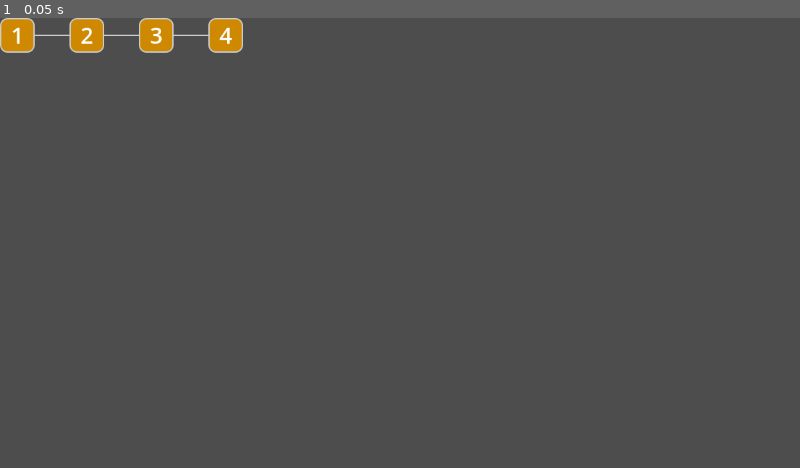
Above: before the commit, frame 1.
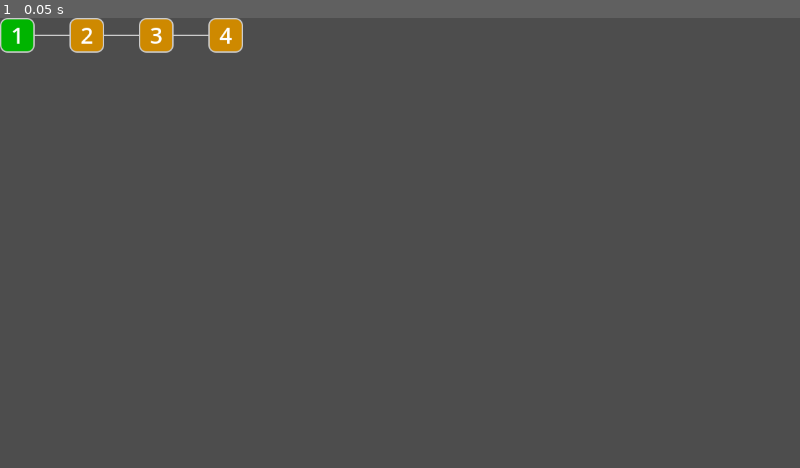
Above: after the commit, the same moment.

Repository: phrasmotica/workout-companion
Game: Godot game, scene res://scenes/stepper.tscn
The game is run twice, just before and just after one commit, with the same random seed, the same clock (stepped at 60 frames per second) and the same inputs. This scene is started directly instead of the project's main scene.
Inputs:
- Up to frame 1 (0.05 s): no input

The runs differ from the first frame. In frame 1, 0.3% of the frame differs, in the area x 0-5%, y 0-8%.

Commit message:
Create property to indicate how many of a stepper's steps should be highlighted

Diff:
--- a/scenes/stepper.tscn
+++ b/scenes/stepper.tscn
@@ -1,9 +1,8 @@
-[gd_scene load_steps=5 format=3 uid="uid://ctqbv83gyj2ql"]
+[gd_scene load_steps=4 format=3 uid="uid://ctqbv83gyj2ql"]
 
 [ext_resource type="Theme" uid="uid://pxiigjg7x2e4" path="res://ui_theme.tres" id="1_y5723"]
 [ext_resource type="Script" uid="uid://d1x5d0boaio4m" path="res://scripts/stepper.gd" id="2_k1r7q"]
 [ext_resource type="PackedScene" uid="uid://hu3lks1j7q1n" path="res://scenes/stepper_step.tscn" id="2_xv8sx"]
-[ext_resource type="Script" uid="uid://du2onvfuy5ppf" path="res://scripts/stepper_step.gd" id="4_bhkct"]
 
 [node name="Stepper" type="HBoxContainer"]
 theme = ExtResource("1_y5723")
@@ -15,27 +14,16 @@
 [node name="StepperStep1" parent="." instance=ExtResource("2_xv8sx")]
 layout_mode = 2
 show_leading_line = false
+highlighted = true
 
-[node name="StepperStep2" type="HBoxContainer" parent="." instance=ExtResource("2_xv8sx")]
+[node name="StepperStep2" parent="." instance=ExtResource("2_xv8sx")]
 layout_mode = 2
-theme = ExtResource("1_y5723")
-theme_override_constants/separation = 0
-script = ExtResource("4_bhkct")
 number = 2
-show_leading_line = true
 
-[node name="StepperStep3" type="HBoxContainer" parent="." instance=ExtResource("2_xv8sx")]
+[node name="StepperStep3" parent="." instance=ExtResource("2_xv8sx")]
 layout_mode = 2
-theme = ExtResource("1_y5723")
-theme_override_constants/separation = 0
-script = ExtResource("4_bhkct")
 number = 3
-show_leading_line = true
 
-[node name="StepperStep4" type="HBoxContainer" parent="." instance=ExtResource("2_xv8sx")]
+[node name="StepperStep4" parent="." instance=ExtResource("2_xv8sx")]
 layout_mode = 2
-theme = ExtResource("1_y5723")
-theme_override_constants/separation = 0
-script = ExtResource("4_bhkct")
 number = 4
-show_leading_line = true
--- a/scenes/stepper_step.tscn
+++ b/scenes/stepper_step.tscn
@@ -8,6 +8,8 @@
 theme_override_constants/separation = 0
 script = ExtResource("2_8v6er")
 show_leading_line = true
+highlight_colour = Color(0, 0.705882, 0, 1)
+default_colour = Color(0.8, 0.8, 0.8, 1)
 
 [node name="LeadingLine" type="ColorRect" parent="."]
 unique_name_in_owner = true
@@ -17,6 +19,7 @@
 color = Color(0.8, 0.8, 0.8, 1)
 
 [node name="PanelContainer" type="PanelContainer" parent="."]
+unique_name_in_owner = true
 custom_minimum_size = Vector2(50, 50)
 layout_mode = 2
 theme_type_variation = &"StepperPanelContainer"
--- a/scripts/stepper.gd
+++ b/scripts/stepper.gd
@@ -12,6 +12,13 @@
 var starting_number := 3:
     set(value):
         starting_number = maxi(value, 0)
+
+        _refresh()
+
+@export
+var highlighted_step := 1:
+    set(value):
+        highlighted_step = clampi(value, 1, step_count)
 
         _refresh()
 
@@ -41,6 +48,7 @@
 
         step.number = starting_number + i
         step.show_leading_line = i > 0
+        step.highlighted = i + 1 <= highlighted_step
 
     if steps.size() > step_count:
         for i in range(step_count, steps.size()):
--- a/scripts/stepper_step.gd
+++ b/scripts/stepper_step.gd
@@ -15,8 +15,32 @@
 
         _refresh()
 
+@export
+var highlighted := false:
+    set(value):
+        highlighted = value
+
+        _refresh()
+
+@export
+var highlight_colour: Color:
+    set(value):
+        highlight_colour = value
+
+        _refresh()
+
+@export
+var default_colour: Color:
+    set(value):
+        default_colour = value
+
+        _refresh()
+
 @onready
 var leading_line: ColorRect = %LeadingLine
+
+@onready
+var step_background: PanelContainer = %PanelContainer
 
 @onready
 var label: Label = %Label
@@ -24,6 +48,15 @@
 func _refresh() -> void:
     if leading_line:
         leading_line.visible = show_leading_line
+        leading_line.color = highlight_colour if highlighted else default_colour
+
+    if step_background:
+        step_background.theme_type_variation = _compute_panel_style()
 
     if label:
         label.text = str(number)
+
+func _compute_panel_style() -> StringName:
+    return \
+        "HighlightedStepperPanelContainer" if highlighted else \
+        "StepperPanelContainer"
--- a/ui_theme.tres
+++ b/ui_theme.tres
@@ -1,4 +1,15 @@
-[gd_resource type="Theme" load_steps=3 format=3 uid="uid://pxiigjg7x2e4"]
+[gd_resource type="Theme" load_steps=4 format=3 uid="uid://pxiigjg7x2e4"]
+
+[sub_resource type="StyleBoxFlat" id="StyleBoxFlat_dmjyp"]
+bg_color = Color(0, 0.705882, 0, 1)
+border_width_left = 2
+border_width_top = 2
+border_width_right = 2
+border_width_bottom = 2
+corner_radius_top_left = 10
+corner_radius_top_right = 10
+corner_radius_bottom_right = 10
+corner_radius_bottom_left = 10
 
 [sub_resource type="StyleBoxFlat" id="StyleBoxFlat_potcg"]
 bg_color = Color(0.807988, 0.536128, 9.62615e-07, 1)
@@ -15,6 +26,8 @@
 font_names = PackedStringArray("Osaka")
 
 [resource]
+HighlightedStepperPanelContainer/base_type = &"PanelContainer"
+HighlightedStepperPanelContainer/styles/panel = SubResource("StyleBoxFlat_dmjyp")
 StepperPanelContainer/base_type = &"PanelContainer"
 StepperPanelContainer/styles/panel = SubResource("StyleBoxFlat_potcg")
 StepperStepLabel/base_type = &"Label"
